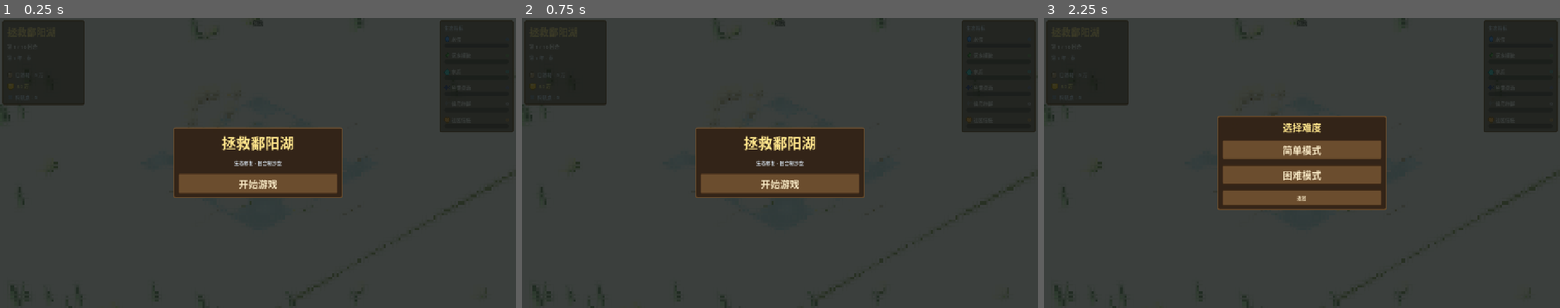
Above: before the commit, frames 1-3 (left to right).
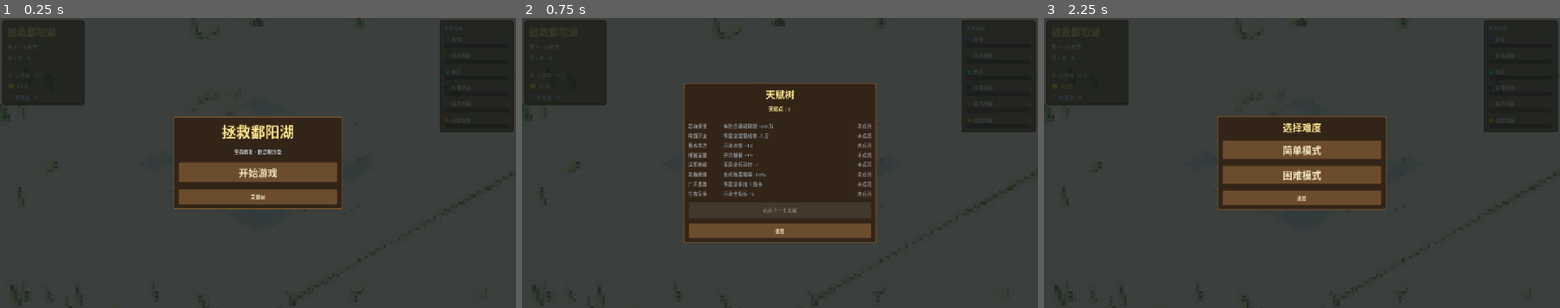
Above: after the commit, the same moments.

Repository: JoKanshin/poyanghu
Game: Godot game, scene res://scenes/main.tscn
Same seed, same stepped clock (60 frames per second), same inputs: the game is played once before the commit and once after it.
Inputs (mouse positions are in pixels of both pictures, inside the frame that each line leads up to):
- Up to frame 1 (0.25 s): no input
- Up to frame 2 (0.75 s): click (780, 197) at 0.5 s, where only the run after the commit has a clickable "天赋树"
- Up to frame 3 (2.25 s): click (1302, 229) at 1.25 s, where only the run after the commit has a clickable "返回"; click "开始游戏" at 2 s

The runs differ from the first frame. In frame 1, 6.3% of the frame differs, in the area x 33-67%, y 33-66%; in frame 2, 14%, in the area x 31-69%, y 22-78%; in frame 3, nothing differs.

Commit message:
feat: 天赋树 + 存档机制
- 新增 Talents 单例: 8个线性天赋 + user://talents.json 存档
- 每局结束按三维评分(各≥60)发0~3天赋点
- 天赋加成: 资金+20/成本-5/开局水位+10/植被+10/行动位+1/危机-10%/多抽1张/全指标+5
- 主菜单新增天赋树界面(列表+点亮下一项+返回)

Diff:
--- a/project.godot
+++ b/project.godot
@@ -19,6 +19,7 @@
 
 _mcp_game_helper="*res://addons/godot_ai/runtime/game_helper.gd"
 GameState="*res://scripts/game_state.gd"
+Talents="*res://scripts/talents.gd"
 
 [display]
 
--- a/scripts/game_state.gd
+++ b/scripts/game_state.gd
@@ -683,6 +683,12 @@
 		"birds": 50,
 		"community": 55,
 	}
+	# 天赋加成：定点指标加成 + 全指标加成
+	base["water_level"] += int(Talents.get_bonus("start_water"))
+	base["vegetation"] += int(Talents.get_bonus("start_veg"))
+	var all_bonus := int(Talents.get_bonus("start_all"))
+	for k in base:
+		base[k] += all_bonus
 	var out := {}
 	for k in base:
 		# 每项在 ±9 内偏移，并保证不低于失败线（25）
@@ -739,8 +745,10 @@
 	# 困难模式：初始/每回合资金削减
 	if hard_mode:
 		funding -= HARD_FUNDING_PENALTY
-
-	funds = carry + funding - OPERATION_COST
+	# 天赋加成：基础拨款 + 运营成本减免
+	funding += int(Talents.get_bonus("funding"))
+
+	funds = carry + funding - (OPERATION_COST + int(Talents.get_bonus("operation")))
 	carry = 0
 
 	metrics_changed.emit()
@@ -790,6 +798,8 @@
 		chance = 0.55 + float(turn) / float(TOTAL_TURNS) * 0.25
 	else:
 		chance = 0.38 + float(turn) / float(TOTAL_TURNS) * 0.22
+	# 天赋加成：降低危机触发概率
+	chance += Talents.get_bonus("crisis_chance")
 	if randf() > chance:
 		return
 	# 加权抽选：与当前生态状态呼应的危机会更容易出现
@@ -847,7 +857,7 @@
 
 ## 能否执行：资金够 + 行动位够
 func can_execute(card_id: String, tier: String) -> bool:
-	if used_action_ids.size() >= MAX_ACTIONS:
+	if used_action_ids.size() >= MAX_ACTIONS + int(Talents.get_bonus("actions")):
 		return false
 	return funds >= tier_cost(card_id, tier)
 
@@ -1095,6 +1105,11 @@
 	var social := _eval_social()
 	var manage := _eval_manage()
 	var reflection := _build_reflection()
+	# 本局天赋点：生态/社会/管理 三维各 ≥60 得 1 点（0~3）
+	var earned := 0
+	if eco["score"] >= 60: earned += 1
+	if social["score"] >= 60: earned += 1
+	if manage["score"] >= 60: earned += 1
 	return {
 		"eco": eco, "social": social, "manage": manage,
 		"reflection": reflection,
@@ -1106,6 +1121,7 @@
 		"research_points": research_points,
 		"knowledge_count": knowledge_unlocked.size(),
 		"total_knowledge": KNOWLEDGE_CARDS.size(),
+		"talent_points": earned,
 	}
 
 
--- a/scripts/main.gd
+++ b/scripts/main.gd
@@ -54,6 +54,10 @@
 var menu_mode_label: Label
 var seed_input: LineEdit
 var menu_hint: Label
+var menu_talent_panel: PanelContainer
+var talent_points_label: Label
+var talent_list: VBoxContainer
+var talent_unlock_btn: Button
 
 # 3D 表现节点
 var lake_mesh: MeshInstance3D
@@ -1325,6 +1329,10 @@
 	title_start.custom_minimum_size = Vector2(0, 52)
 	tvb.add_child(title_start)
 
+	var talent_btn := _make_button("天赋树", _show_talent_panel, 16)
+	talent_btn.custom_minimum_size = Vector2(0, 40)
+	tvb.add_child(talent_btn)
+
 	# --- 第 2 页：选择难度 ---
 	menu_difficulty_panel = PanelContainer.new()
 	menu_difficulty_panel.custom_minimum_size = Vector2(420, 0)
@@ -1393,6 +1401,40 @@
 	back_btn.custom_minimum_size = Vector2(0, 40)
 	svb.add_child(back_btn)
 
+	# --- 第 4 页：天赋树 ---
+	menu_talent_panel = PanelContainer.new()
+	menu_talent_panel.custom_minimum_size = Vector2(480, 0)
+	_panel_style(menu_talent_panel, Color(0.20, 0.14, 0.09, 0.97))
+	menu_talent_panel.visible = false
+	center.add_child(menu_talent_panel)
+
+	var kvb := VBoxContainer.new()
+	kvb.add_theme_constant_override("separation", 10)
+	menu_talent_panel.add_child(kvb)
+
+	var t_title := _make_label("天赋树", 24, Color(1, 0.9, 0.55))
+	t_title.horizontal_alignment = HORIZONTAL_ALIGNMENT_CENTER
+	kvb.add_child(t_title)
+
+	talent_points_label = _make_label("天赋点：0", 14, Color(1, 0.95, 0.6))
+	talent_points_label.horizontal_alignment = HORIZONTAL_ALIGNMENT_CENTER
+	kvb.add_child(talent_points_label)
+
+	var t_sep := HSeparator.new()
+	kvb.add_child(t_sep)
+
+	talent_list = VBoxContainer.new()
+	talent_list.add_theme_constant_override("separation", 6)
+	kvb.add_child(talent_list)
+
+	talent_unlock_btn = _make_button("点亮下一个天赋", _on_talent_unlock, 16)
+	talent_unlock_btn.custom_minimum_size = Vector2(0, 44)
+	kvb.add_child(talent_unlock_btn)
+
+	var t_back := _make_button("返回", _on_talent_back, 16)
+	t_back.custom_minimum_size = Vector2(0, 40)
+	kvb.add_child(t_back)
+
 
 func _show_menu() -> void:
 	menu_root.visible = true
@@ -1400,6 +1442,7 @@
 	menu_title_panel.visible = true
 	menu_difficulty_panel.visible = false
 	menu_seed_panel.visible = false
+	menu_talent_panel.visible = false
 
 
 func _on_title_start() -> void:
@@ -1439,6 +1482,46 @@
 	menu_hint.text = ""
 	menu_seed_panel.visible = false
 	menu_difficulty_panel.visible = true
+
+
+func _show_talent_panel() -> void:
+	menu_title_panel.visible = false
+	menu_difficulty_panel.visible = false
+	menu_seed_panel.visible = false
+	menu_talent_panel.visible = true
+	_refresh_talent_panel()
+
+
+func _on_talent_back() -> void:
+	menu_talent_panel.visible = false
+	menu_title_panel.visible = true
+
+
+func _on_talent_unlock() -> void:
+	Talents.unlock_next()
+	_refresh_talent_panel()
+
+
+## 重建天赋列表 + 刷新点数与按钮状态
+func _refresh_talent_panel() -> void:
+	for c in talent_list.get_children():
+		talent_list.remove_child(c)
+		c.queue_free()
+	talent_points_label.text = "天赋点：%d" % Talents.points
+	for t in Talents.TALENTS:
+		var lit := Talents.has(t["id"])
+		var row := HBoxContainer.new()
+		row.add_theme_constant_override("separation", 8)
+		var name_l := _make_label(t["name"], 14, Color(1, 0.95, 0.6) if lit else Color(0.6, 0.6, 0.6))
+		name_l.custom_minimum_size = Vector2(80, 0)
+		row.add_child(name_l)
+		var desc_l := _make_label(t["desc"], 12, Color(0.82, 0.86, 0.9) if lit else Color(0.55, 0.58, 0.6))
+		desc_l.size_flags_horizontal = Control.SIZE_EXPAND_FILL
+		row.add_child(desc_l)
+		var status_l := _make_label("已点亮" if lit else "未点亮", 12, Color(0.55, 0.9, 0.55) if lit else Color(0.55, 0.55, 0.55))
+		row.add_child(status_l)
+		talent_list.add_child(row)
+	talent_unlock_btn.disabled = not (Talents.points >= 1 and Talents.next_talent_id() != "")
 
 
 func _hide_menu() -> void:
@@ -1521,7 +1604,7 @@
 
 func _enter_allocate() -> void:
 	_slide_side_panels(false)  # 新回合开始，侧边栏弹回
-	current_hand = GameState.draw_cards(7)
+	current_hand = GameState.draw_cards(7 + int(Talents.get_bonus("cards")))
 	play_deal_anim = true
 	_build_hand_panel()
 	hand_panel.visible = true
@@ -1910,6 +1993,9 @@
 
 
 func _show_report(r: Dictionary) -> void:
+	var earned: int = r.get("talent_points", 0)
+	if earned > 0:
+		Talents.award(earned)
 	var body := ""
 	var title := "四年 · 生态报告"
 	if r.get("is_failure", false):
@@ -1928,6 +2014,8 @@
 		body += "  · %s\n" % n
 	body += "\n[b]知识卡收集[/b]：%d / %d　[b]科研点[/b]：%d\n" % [r["knowledge_count"], r["total_knowledge"], r["research_points"]]
 	body += "[color=#8a8a8a]本局种子：%d（同种子可复现，便于对照实验）[/color]\n" % r.get("seed", 0)
+	if earned > 0:
+		body += "[color=#ffd060]获得天赋点：+%d[/color]\n" % earned
 	body += "\n[b]反思[/b]\n%s" % r["reflection"]
 	_show_popup(title, body, "返回主菜单", _restart)
 
--- /dev/null
+++ b/scripts/talents.gd
@@ -0,0 +1,92 @@
+extends Node
+## 天赋系统单例：永久成长 + 本地存档
+## 每局结束按评分发放天赋点；天赋线性解锁，点亮后提供跨局永久加成。
+
+const SAVE_PATH := "user://talents.json"
+
+# 线性天赋树：按数组顺序依次点亮
+const TALENTS := [
+	{"id": "fund_boost",    "name": "启动资金", "desc": "每回合基础拨款 +20 万", "bonus": {"key": "funding",       "value": 20}},
+	{"id": "cost_cut",      "name": "精简开支", "desc": "每回合运营成本 -5 万",   "bonus": {"key": "operation",     "value": -5}},
+	{"id": "water_start",   "name": "蓄水有方", "desc": "开局水位 +10",           "bonus": {"key": "start_water",   "value": 10}},
+	{"id": "veg_start",     "name": "植被苗圃", "desc": "开局植被 +10",           "bonus": {"key": "start_veg",     "value": 10}},
+	{"id": "extra_action",  "name": "运筹帷幄", "desc": "每回合行动位 +1",        "bonus": {"key": "actions",       "value": 1}},
+	{"id": "crisis_calm",   "name": "未雨绸缪", "desc": "危机触发概率 -10%",      "bonus": {"key": "crisis_chance", "value": -0.10}},
+	{"id": "extra_card",    "name": "广开思路", "desc": "每回合多抽 1 张卡",      "bonus": {"key": "cards",         "value": 1}},
+	{"id": "all_boost",     "name": "生态专家", "desc": "开局全指标 +5",          "bonus": {"key": "start_all",     "value": 5}},
+]
+
+var points: int = 0
+var unlocked: Array = []
+
+
+func _ready() -> void:
+	_load()
+
+
+func _load() -> void:
+	if not FileAccess.file_exists(SAVE_PATH):
+		return
+	var f := FileAccess.open(SAVE_PATH, FileAccess.READ)
+	if f == null:
+		return
+	var data = JSON.parse_string(f.get_as_text())
+	if data is Dictionary:
+		points = int(data.get("points", 0))
+		unlocked = []
+		for id in data.get("unlocked", []):
+			if _find_talent(id) != -1:
+				unlocked.append(id)
+
+
+func save() -> void:
+	var f := FileAccess.open(SAVE_PATH, FileAccess.WRITE)
+	if f == null:
+		return
+	f.store_string(JSON.stringify({"points": points, "unlocked": unlocked}))
+
+
+func has(id: String) -> bool:
+	return id in unlocked
+
+
+## 下一个待点亮的天赋 id；全点亮返回 ""
+func next_talent_id() -> String:
+	if unlocked.size() >= TALENTS.size():
+		return ""
+	return TALENTS[unlocked.size()]["id"]
+
+
+## 已点亮天赋中指定 key 的加成之和
+func get_bonus(key: String) -> float:
+	var sum := 0.0
+	for id in unlocked:
+		var idx := _find_talent(id)
+		if idx != -1 and TALENTS[idx]["bonus"]["key"] == key:
+			sum += TALENTS[idx]["bonus"]["value"]
+	return sum
+
+
+## 点亮下一个天赋（线性）
+func unlock_next() -> bool:
+	var nid := next_talent_id()
+	if nid == "" or points < 1:
+		return false
+	unlocked.append(nid)
+	points -= 1
+	save()
+	return true
+
+
+func award(n: int) -> void:
+	if n <= 0:
+		return
+	points += n
+	save()
+
+
+func _find_talent(id: String) -> int:
+	for i in TALENTS.size():
+		if TALENTS[i]["id"] == id:
+			return i
+	return -1
